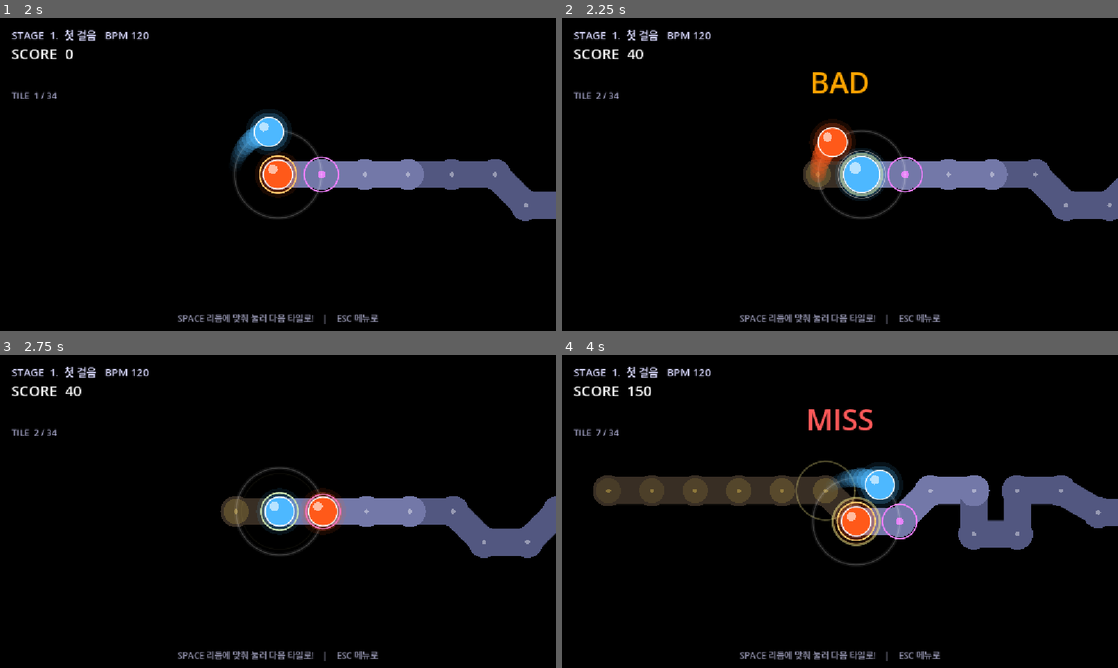
Above: before the commit, frames 1-4 (two rows, left to right).
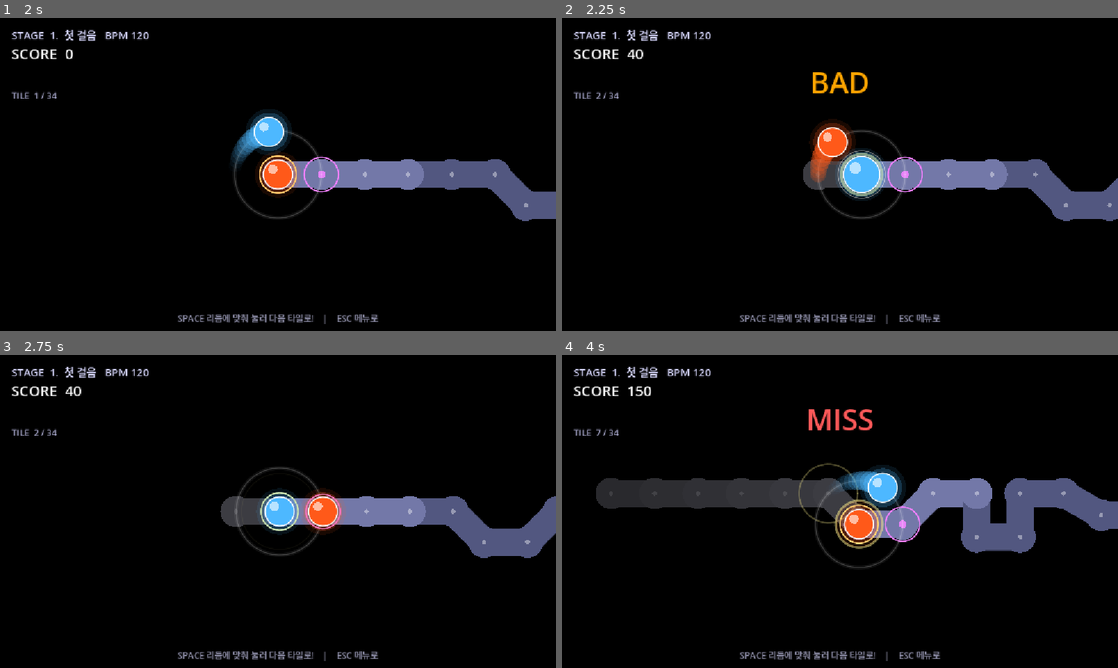
Above: after the commit, the same moments.

Repository: dlatlgn/adofai-prototype
Game: Godot game, scene res://scenes/StageSelect.tscn
Same seed, same stepped clock (60 frames per second), same inputs: the game is played once before the commit and once after it.
Inputs:
- Up to frame 1 (2 s): tap Enter at 0.5, 0.6 s; hold Up 0.53-1.28 s; tap Space at 0.77, 1.52 s; hold Down from 1.28 s (still down); tap Keypad Enter at 1.35 s
- Up to frame 2 (2.25 s): release Down at 2.03 s; hold Up from 2.03 s (still down); tap Enter at 2.1 s
- Up to frame 3 (2.75 s): keep holding Up
- Up to frame 4 (4 s): tap Keypad Enter at 2.85 s; tap Space at 3.02, 3.77 s; release Up at 3.53 s; hold Down from 3.53 s (still down); tap Enter at 3.6 s

Frame 1 is identical in both runs. In frame 2, 0.4% of the frame differs, in the area x 43-51%, y 45-55%; in frame 3, 0.6%; in frame 4, 6.5%, in the area x 5-100%, y 33-68%.

Commit message:
Difficulty-scaled camera effects & neutral past-tile fade
- 지나온 타일 : 금색 잔광 제거, 거리에 따라 회색으로 페이드
- 판정별 이펙트 강도를 난이도(1~5)로 스케일 (배수 1.0~2.4)
- 착지마다 카메라 임펄스 :
  · 난이도 2+ : 셰이크 (판정별 강도)
  · 난이도 3+ : 회전 임펄스 (±)
  · 난이도 4+ : 줌 임펄스 (확대→복귀)
  · 난이도 5  : 상시 sin 웨이브 회전 (0.015 rad)
- 미스 시 큰 적색 플래시 + 강한 셰이크 + 회전
- 클리어 폭발 : 난이도 3+ 핑크, 4+ 시안 추가 (총 최대 350 파티클)

Diff:
--- a/scripts/Main.gd
+++ b/scripts/Main.gd
@@ -41,10 +41,24 @@
 var _shake_time: float = 0.0
 var _shake_intensity: float = 0.0
 
+# 카메라 회전 임펄스 (난이도 3+)
+const CAM_IMPULSE_DUR: float = 0.32
+var _rot_target: float = 0.0
+var _rot_time: float = 0.0
+
+# 카메라 줌 임펄스 (난이도 4+)
+var _zoom_target: float = 1.0
+var _zoom_time: float = 0.0
+
+# 상시 웨이브 (난이도 5)
+var _time: float = 0.0
+
 # 스테이지 데이터
 var _stage: Dictionary
 var _bpm: float = 120.0
 var _beat_time: float = 0.5
+var _difficulty: int = 1
+var _diff_mult: float = 1.0
 
 func _ready() -> void:
 	var vp: Vector2 = get_viewport_rect().size
@@ -53,9 +67,12 @@
 	RenderingServer.set_default_clear_color(Color.BLACK)
 
 	# ── 스테이지 로드 ──
-	_stage     = StageData.current()
-	_bpm       = float(_stage["bpm"])
-	_beat_time = 60.0 / _bpm
+	_stage      = StageData.current()
+	_bpm        = float(_stage["bpm"])
+	_beat_time  = 60.0 / _bpm
+	_difficulty = int(_stage.get("difficulty", 1))
+	# 난이도별 이펙트 세기 배수 (1.0 → 2.4)
+	_diff_mult  = 1.0 + float(_difficulty - 1) * 0.35
 
 	# ── Track ──
 	track = Track.new()
@@ -144,6 +161,8 @@
 
 # ── 프레임 업데이트 ──
 func _process(delta: float) -> void:
+	_time += delta
+
 	if _j_timer > 0.0:
 		_j_timer -= delta
 		if _j_timer <= 0.0 and not _cleared:
@@ -168,6 +187,26 @@
 		else:
 			cam.offset = Vector2.ZERO
 
+		# 카메라 회전 : 임펄스(감쇠) + 난이도 5의 상시 웨이브
+		var impulse_rot: float = 0.0
+		if _rot_time > 0.0:
+			_rot_time = maxf(0.0, _rot_time - delta)
+			var frac: float = _rot_time / CAM_IMPULSE_DUR
+			impulse_rot = _rot_target * frac * frac
+		var wobble: float = 0.0
+		if _difficulty >= 5:
+			wobble = sin(_time * 2.4) * 0.015
+		cam.rotation = impulse_rot + wobble
+
+		# 카메라 줌 임펄스 감쇠 (기본 1.0으로 복귀)
+		if _zoom_time > 0.0:
+			_zoom_time = maxf(0.0, _zoom_time - delta)
+			var zf: float = _zoom_time / CAM_IMPULSE_DUR
+			var z: float = 1.0 + (_zoom_target - 1.0) * zf * zf
+			cam.zoom = Vector2(z, z)
+			if _zoom_time <= 0.0:
+				cam.zoom = Vector2.ONE
+
 	# 화면 플래시 페이드
 	if _flash_alpha > 0.0:
 		_flash_alpha = maxf(0.0, _flash_alpha - delta * 3.5)
@@ -204,18 +243,20 @@
 	if abs_diff <= T_PERFECT:
 		_hit("PERFECT!", 300, Color.GOLD)
 		perfect_count += 1
-		_trigger_flash(Color(1.0, 0.9, 0.4), 0.28)
+		_trigger_flash(Color(1.0, 0.9, 0.4), 0.22 * _diff_mult)
+		_landing_cam_impulse(1.0)
 	elif abs_diff <= T_GOOD:
 		_hit("GOOD", 100, Color.LIME_GREEN)
 		good_count += 1
-		_trigger_flash(Color(0.4, 1.0, 0.5), 0.16)
+		_trigger_flash(Color(0.4, 1.0, 0.5), 0.14 * _diff_mult)
+		_landing_cam_impulse(0.7)
 	elif abs_diff <= T_BAD:
 		_hit("BAD", 30, Color.ORANGE)
 		bad_count += 1
-		_trigger_flash(Color(1.0, 0.6, 0.3), 0.10)
+		_trigger_flash(Color(1.0, 0.6, 0.3), 0.10 * _diff_mult)
+		_landing_cam_impulse(0.4)
 	else:
 		_register_miss()
-		_trigger_flash(Color(1.0, 0.2, 0.2), 0.20)
 	_advance()
 
 func _hit(text: String, pts: int, color: Color) -> void:
@@ -231,6 +272,32 @@
 	miss_count += 1
 	_show_judgment("MISS", Color(1, 0.35, 0.35))
 	_update_ui()
+	# 미스 : 큰 적색 플래시 + 강한 셰이크 (난이도 스케일)
+	_trigger_flash(Color(1.0, 0.2, 0.2), 0.22 * _diff_mult)
+	_shake_intensity = 6.0 * _diff_mult
+	_shake_time      = 0.28
+	# 회전 임펄스도 더 강하게
+	if _difficulty >= 2:
+		_rot_target = randf_range(-1, 1) * 0.06 * _diff_mult
+		_rot_time   = CAM_IMPULSE_DUR
+
+# ── 착지 시 카메라 임펄스 (난이도별 확장) ──
+# strength = 판정에 따른 세기 배수 (PERFECT=1.0, GOOD=0.7, BAD=0.4)
+func _landing_cam_impulse(strength: float) -> void:
+	if _difficulty <= 1:
+		return
+	# 난이도 2+ : 짧은 셰이크
+	_shake_intensity = 2.2 * float(_difficulty - 1) * strength
+	_shake_time      = 0.12
+	# 난이도 3+ : 회전 임펄스
+	if _difficulty >= 3:
+		var mag: float = 0.032 * float(_difficulty - 2) * strength
+		_rot_target = randf_range(-1, 1) * mag
+		_rot_time   = CAM_IMPULSE_DUR
+	# 난이도 4+ : 줌 임펄스 (살짝 확대)
+	if _difficulty >= 4:
+		_zoom_target = 1.0 + 0.025 * float(_difficulty - 3) * strength
+		_zoom_time   = CAM_IMPULSE_DUR
 
 # ── 다음 타일로 진행 ──
 func _advance() -> void:
@@ -276,15 +343,24 @@
 
 	# 마지막 타일 좌표에서 폭발 (swap_roles 후이므로 role은 신뢰 X)
 	var end_pos: Vector2 = track.tiles[track.tiles.size() - 1]
-	# 골드 폭발 (큰 확산)
-	_spawn_explosion(end_pos, Color(1.00, 0.85, 0.30), 120)
-	# 흰 폭발 (밝은 반짝임)
-	_spawn_explosion(end_pos, Color(1.0, 1.0, 1.0), 40)
-	# 카메라 셰이크
-	_shake_intensity = 12.0
-	_shake_time      = 0.5
+	# 난이도별 폭발 규모
+	var gold_count: int = int(120.0 * _diff_mult)
+	var white_count: int = int(40.0 * _diff_mult)
+	_spawn_explosion(end_pos, Color(1.00, 0.85, 0.30), gold_count)
+	_spawn_explosion(end_pos, Color(1.0, 1.0, 1.0), white_count)
+	# 고난이도는 추가로 컬러 스파크 (핑크/시안)
+	if _difficulty >= 3:
+		_spawn_explosion(end_pos, Color(1.0, 0.4, 0.9), int(50 * _diff_mult))
+	if _difficulty >= 4:
+		_spawn_explosion(end_pos, Color(0.4, 0.9, 1.0), int(50 * _diff_mult))
+	# 카메라 셰이크 (난이도 스케일)
+	_shake_intensity = 12.0 * _diff_mult
+	_shake_time      = 0.5 + _diff_mult * 0.1
+	# 회전 임펄스 강하게
+	_rot_target = randf_range(-1, 1) * 0.08 * _diff_mult
+	_rot_time   = CAM_IMPULSE_DUR * 1.4
 	# 화면 플래시
-	_trigger_flash(Color(1.0, 0.9, 0.5), 0.55)
+	_trigger_flash(Color(1.0, 0.9, 0.5), 0.55 * _diff_mult)
 
 	_judgment_lbl.text = "★  CLEAR  ★\n\nSCORE  %d   MAX COMBO  %d\nP:%d  G:%d  B:%d  M:%d\n\nENTER / SPACE 로 메뉴" % [
 		score, max_combo, perfect_count, good_count, bad_count, miss_count
--- a/scripts/Track.gd
+++ b/scripts/Track.gd
@@ -58,15 +58,7 @@
 	for i in tiles.size():
 		draw_circle(tiles[i], JOINT_R, _joint_color(i))
 
-	# 3. 지나온 타일 잔광 (은은한 금색 오버레이)
-	for i in range(current_tile):
-		if i >= 0 and i < tiles.size():
-			var dist: int = current_tile - i
-			var glow_a: float = maxf(0.0, 0.20 - dist * 0.02)
-			if glow_a > 0.001:
-				draw_circle(tiles[i], JOINT_R * 0.8, Color(1.0, 0.85, 0.35, glow_a))
-
-	# 4. 소도트 (박자 마커)
+	# 3. 소도트 (박자 마커) — 지나온 곳은 그냥 흐리게
 	for i in tiles.size():
 		var col: Color = _dot_color(i)
 		if col.a > 0.0:
@@ -118,7 +110,10 @@
 # ── 색상 헬퍼 ──
 func _road_color(i: int) -> Color:
 	if i < current_tile:
-		return Color(0.22, 0.18, 0.14)   # 지나온 : 따뜻한 어두운 톤 (남은 흔적)
+		# 지나온 : 뒤로 갈수록 더 어둡게 페이드
+		var dist: int = current_tile - i
+		var fade: float = maxf(0.10, 0.25 - dist * 0.015)
+		return Color(fade, fade, fade * 1.1)
 	elif i < current_tile + 3:
 		return Color(0.45, 0.47, 0.66)   # 활성 구간
 	else:
@@ -126,7 +121,9 @@
 
 func _joint_color(i: int) -> Color:
 	if i < current_tile:
-		return Color(0.22, 0.18, 0.14)
+		var dist: int = current_tile - i
+		var fade: float = maxf(0.10, 0.25 - dist * 0.015)
+		return Color(fade, fade, fade * 1.1)
 	elif i <= current_tile + 3:
 		return Color(0.45, 0.47, 0.66)
 	else:
@@ -136,6 +133,6 @@
 	if i == current_tile or i == current_tile + 1 or i == tiles.size() - 1:
 		return Color(0, 0, 0, 0)  # 별도 강조되므로 스킵
 	elif i < current_tile:
-		return Color(1.0, 0.85, 0.35, 0.35)
+		return Color(1, 1, 1, 0.10)  # 지나온 : 그냥 흐린 흰 도트
 	else:
 		return Color(1, 1, 1, 0.40)
